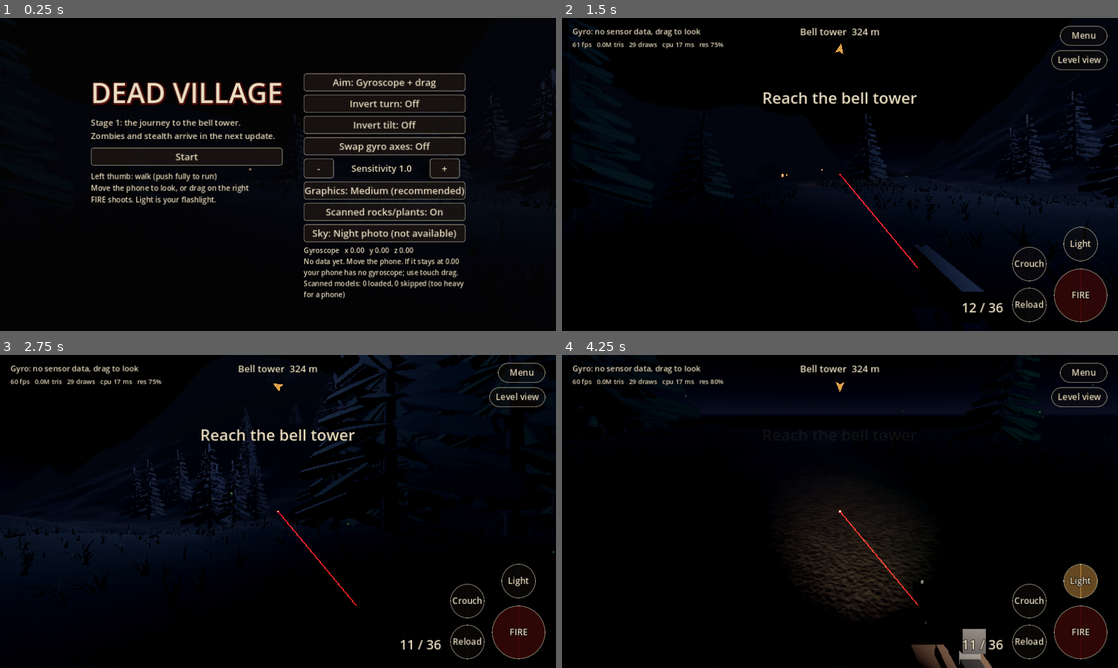
Above: before the commit, frames 1-4 (two rows, left to right).
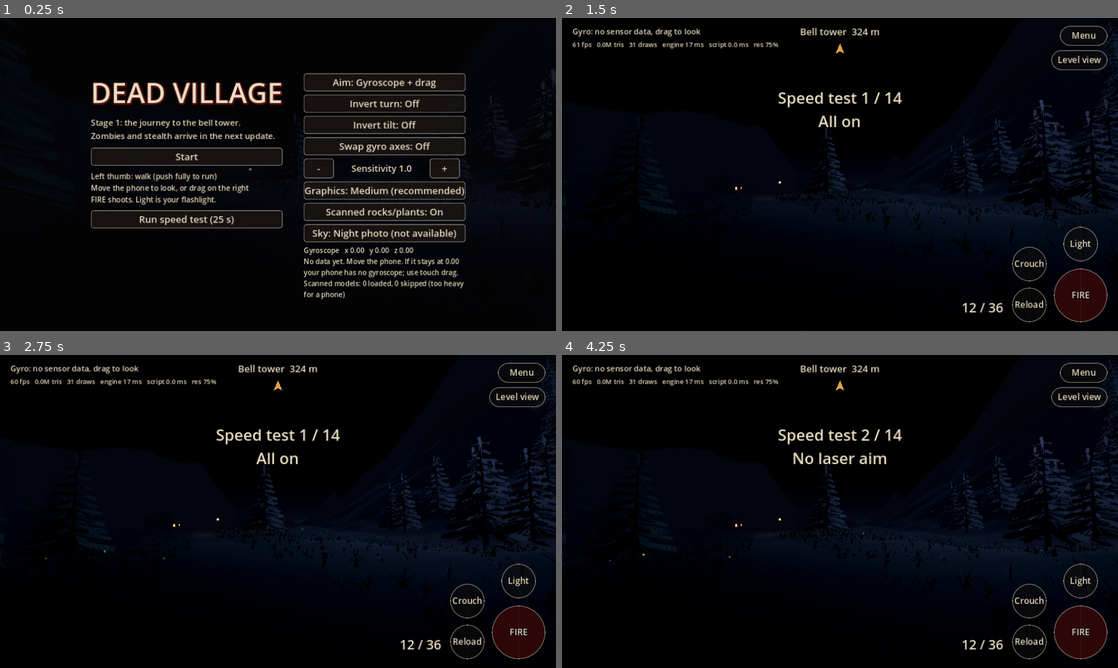
Above: after the commit, the same moments.

Repository: Ignite2022/Dead-Village-Android
Game: Godot game, scene res://main.tscn
The game is run twice, just before and just after one commit, with the same random seed, the same clock (stepped at 60 frames per second) and the same inputs.
Inputs (mouse positions are in pixels of both pictures, inside the frame that each line leads up to):
- Up to frame 1 (0.25 s): no input
- Up to frame 2 (1.5 s): click (751, 218) at 0.5 s, where only the run after the commit has a clickable "Run speed test (25 s)"; click (751, 155) at 1.25 s, where only the run before the commit has a clickable "Start"
- Up to frame 3 (2.75 s): tap Enter at 2 s; move the mouse to (400, 495) at 2.02 s; hold Right from 2.03 s (still down); tap R at 2.1 s; click (400, 495) at 2.17 s; tap Space at 2.27 s
- Up to frame 4 (4.25 s): release Right at 2.75 s; drag from (728, 527) to (812, 574) at 2.77 s; move the mouse to (895, 442) at 3.52 s; hold Right from 3.53 s (still down); tap L at 3.6 s

The runs differ from the first frame. In frame 1, 0.6% of the frame differs, in the area x 16-51%, y 61-68%; in frame 2, 5.5%; in frame 3, 13%, in the area x 0-100%, y 0-95%; in frame 4, 13%.

Commit message:
Implement grouping for scene elements and update HUD
Added grouping functionality for various elements in the scene, including terrain, trees, rocks, grass, and particles. Updated HUD to display additional performance metrics.

Diff:
--- a/main.gd
+++ b/main.gd
@@ -476,6 +476,7 @@
 	var mi := MeshInstance3D.new()
 	mi.mesh = mesh
 	mi.material_override = sm
+	groups["terrain"].append(mi)
 	mi.cast_shadow = GeometryInstance3D.SHADOW_CASTING_SETTING_OFF
 	add_child(mi)
 
@@ -529,6 +530,8 @@
 		mmi.cast_shadow = GeometryInstance3D.SHADOW_CASTING_SETTING_OFF
 	add_child(mmi)
 	ranged.append([mmi, range_end])
+	if cur_tag != "":
+		groups[cur_tag].append(mmi)
 	if tag_heavy:
 		heavy.append(mmi)
 
@@ -624,6 +627,8 @@
 				add_child(mi)
 				ranged.append([mi, range_end])
 				model_nodes.append(mi)
+				if cur_tag != "":
+					groups[cur_tag].append(mi)
 
 
 # =====================================================================
@@ -791,11 +796,13 @@
 			pine_x.append(Transform3D(bs, Vector3(v4.x, v4.y - 0.1, v4.z)))
 			var v := r.randf()
 			pine_c.append(Color(0.75 + v * 0.35, 0.8 + v * 0.3, 0.75 + v * 0.25))
+	cur_tag = "trees"
 	add_chunked(pine[0], pine_x, [], 95.0, true, 40.0)
 	tag_heavy = true
 	add_chunked(pine[1], pine_x, pine_c, 95.0, true, 40.0)
 	tag_heavy = false
 	scatter_models(parts_list, model_x, 70.0, false)
+	cur_tag = ""
 
 
 func make_rock() -> ArrayMesh:
@@ -851,8 +858,10 @@
 			xs.append(Transform3D(bs, Vector3(x, y - s * 0.25, z)))
 		if s > 0.7:
 			tree_col.append(Vector3(x, z, s * 0.8))
+	cur_tag = "rocks"
 	add_chunked(rock, xs, [], 70.0, true, 40.0)
 	scatter_models(parts_list, model_x, 45.0, false)
+	cur_tag = ""
 
 
 func build_plants() -> void:
@@ -876,7 +885,9 @@
 			model_x[k] = []
 		var ms := r.randf_range(0.7, 1.3)
 		model_x[k].append(Transform3D(Basis(Vector3.UP, r.randf() * TAU).scaled(Vector3(ms, ms, ms)), Vector3(x, height_at(x, z), z)))
+	cur_tag = "rocks"
 	scatter_models(parts_list, model_x, 28.0, false)
+	cur_tag = ""
 
 
 func make_tuft() -> ArrayMesh:
@@ -948,7 +959,9 @@
 			xs.append(Transform3D(bs, Vector3(x, height_at(x, z), z)))
 			var v := r.randf()
 			cs.append(Color(1.3 + v * 0.3, 1.15 + v * 0.2, 0.9 + v * 0.2))
+	cur_tag = "grass"
 	add_chunked(tuft, xs, cs, 42.0, false, 24.0)
+	cur_tag = ""
 
 
 # =====================================================================
@@ -1145,6 +1158,7 @@
 	flame.mesh = q
 	flame.position = Vector3(0.0, 0.5, 0.0)
 	f.add_child(flame)
+	groups["particles"].append(flame)
 	var smoke := CPUParticles3D.new()
 	smoke.amount = 24
 	smoke.lifetime = 4.0
@@ -1169,6 +1183,7 @@
 	smoke.mesh = q2
 	smoke.position = Vector3(0.0, 1.5, 0.0)
 	f.add_child(smoke)
+	groups["particles"].append(smoke)
 	var ol := OmniLight3D.new()
 	ol.light_color = Color(1.0, 0.5, 0.2)
 	ol.light_energy = 2.4
@@ -1262,6 +1277,7 @@
 	ff.mesh = fq
 	ff.position = Vector3(0.0, 1.2, 0.0)
 	player.add_child(ff)
+	groups["particles"].append(ff)
 
 
 func gun_box(mat: Material, sz: Vector3, pos: Vector3, rx: float) -> void:
@@ -1590,6 +1606,10 @@
 	right.add_child(menu_btns["quality"])
 	menu_btns["models"] = mk_menu_button("", _toggle_models)
 	right.add_child(menu_btns["models"])
+	menu_btns["test"] = mk_menu_button("Run speed test (25 s)", start_test)
+	left.add_child(menu_btns["test"])
+	lbl_results = mk_label("", 15)
+	left.add_child(lbl_results)
 	menu_btns["sky"] = mk_menu_button("", _toggle_sky)
 	right.add_child(menu_btns["sky"])
 	lbl_gyro = mk_label("", 16)
@@ -1706,6 +1726,124 @@
 	menu_box.reset_size()
 	var ms := menu_box.get_combined_minimum_size()
 	menu_box.position = (vs - ms) * 0.5
+
+
+var groups: Dictionary = {"trees": [], "grass": [], "rocks": [], "terrain": [], "particles": []}
+var cur_tag := ""
+var testing := false
+var skip_laser := false
+var script_us := 0
+var test_i := 0
+var test_t := 0.0
+var test_frames := 0
+var test_time := 0.0
+var test_script := 0.0
+var test_lines: Array = []
+var lbl_results: Label
+const TESTS := ["All on", "No laser aim", "No trees", "No grass", "No rocks", "No terrain", "No shadows", "No fog", "No glow", "No lamps", "No particles", "Simple sky", "No sky", "Half resolution"]
+
+
+func set_group(id: String, on: bool) -> void:
+	for n in groups[id]:
+		var nd: Node3D = n
+		nd.visible = on
+
+
+func test_apply(i: int, on: bool) -> void:
+	match i:
+		1:
+			skip_laser = not on
+			laser.visible = on
+			dot.visible = on
+		2:
+			set_group("trees", on)
+		3:
+			set_group("grass", on)
+		4:
+			set_group("rocks", on)
+		5:
+			set_group("terrain", on)
+		6:
+			moon.shadow_enabled = on and quality > 0
+		7:
+			world_env.fog_enabled = on
+		8:
+			world_env.glow_enabled = on and quality > 0
+		9:
+			for fl in flicker:
+				var l: OmniLight3D = fl[0]
+				l.visible = on
+		10:
+			set_group("particles", on)
+		11:
+			if on:
+				apply_sky()
+			else:
+				world_sky.sky_material = sky_simple_mat
+		12:
+			world_env.background_mode = Environment.BG_SKY if on else Environment.BG_COLOR
+			world_env.background_color = Color(0.08, 0.09, 0.12)
+		13:
+			get_viewport().scaling_3d_scale = res_scale if on else 0.5
+
+
+func start_test() -> void:
+	started = true
+	show_menu(false)
+	playing = false
+	testing = true
+	reset_player()
+	pitch = 0.06
+	test_i = 0
+	test_t = 0.0
+	test_frames = 0
+	test_time = 0.0
+	test_script = 0.0
+	test_lines = []
+	lbl_msg.modulate.a = 1.0
+
+
+func run_test(delta: float) -> void:
+	player.rotation = Vector3.ZERO
+	cam.position = Vector3(0.0, 1.65, 0.0)
+	cam.rotation = Vector3(pitch, 0.0, 0.0)
+	update_effects(delta)
+	if not skip_laser:
+		update_laser()
+	update_hud()
+	test_t += delta
+	if test_t > 0.7:
+		test_frames += 1
+		test_time += delta
+		test_script += script_us
+	lbl_msg.text = "Speed test %d / %d\n%s" % [test_i + 1, TESTS.size(), TESTS[test_i]]
+	msg_t = 2.0
+	if test_t > 2.3:
+		var fps := test_frames / maxf(0.001, test_time)
+		var sms := test_script / maxf(1.0, float(test_frames)) / 1000.0
+		test_lines.append("%s: %.0f fps (script %.1f ms)" % [TESTS[test_i], fps, sms])
+		test_apply(test_i, true)
+		test_i += 1
+		test_t = 0.0
+		test_frames = 0
+		test_time = 0.0
+		test_script = 0.0
+		if test_i >= TESTS.size():
+			testing = false
+			lbl_msg.text = ""
+			var half := int(ceil(test_lines.size() / 2.0))
+			var txt := "Speed test (screenshot this):"
+			for r in half:
+				var row: String = test_lines[r]
+				if r + half < test_lines.size():
+					row += "      " + str(test_lines[r + half])
+				txt += "\n" + row
+			lbl_results.text = txt
+			print(txt)
+			show_menu(true)
+			layout()
+			return
+		test_apply(test_i, false)
 
 
 func show_menu(v: bool) -> void:
@@ -2051,6 +2189,15 @@
 
 
 func _process(delta: float) -> void:
+	var t0 := Time.get_ticks_usec()
+	if testing:
+		run_test(delta)
+	else:
+		_frame(delta)
+	script_us = Time.get_ticks_usec() - t0
+
+
+func _frame(delta: float) -> void:
 	gyro_now = Input.get_gyroscope()
 	if gyro_now.length_squared() > 1e-7:
 		gyro_seen = true
@@ -2068,7 +2215,8 @@
 		update_player(delta)
 	update_effects(delta)
 	if playing:
-		update_laser()
+		if not skip_laser:
+			update_laser()
 		update_hud()
 		adapt_resolution(delta)
 	laser.visible = playing
@@ -2190,7 +2338,7 @@
 	var tris := Performance.get_monitor(Performance.RENDER_TOTAL_PRIMITIVES_IN_FRAME) / 1000000.0
 	var draws := int(Performance.get_monitor(Performance.RENDER_TOTAL_DRAW_CALLS_IN_FRAME))
 	var cpu_ms := Performance.get_monitor(Performance.TIME_PROCESS) * 1000.0
-	lbl_fps.text = "%d fps   %.1fM tris   %d draws   cpu %.0f ms   res %d%%" % [Engine.get_frames_per_second(), tris, draws, cpu_ms, int(res_scale * 100.0)]
+	lbl_fps.text = "%d fps   %.1fM tris   %d draws   engine %.0f ms   script %.1f ms   res %d%%" % [Engine.get_frames_per_second(), tris, draws, cpu_ms, script_us / 1000.0, int(res_scale * 100.0)]
 	var ammo := "%d / %d" % [clip, reserve]
 	if reloading > 0.0:
 		ammo = "Reloading"
